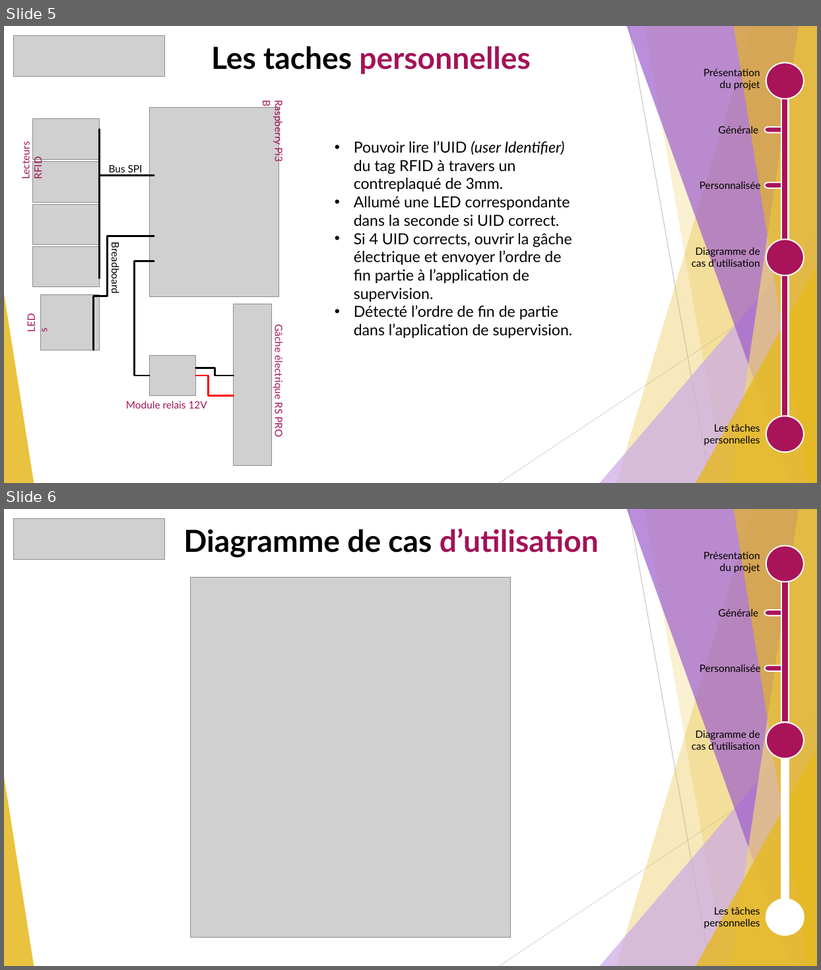
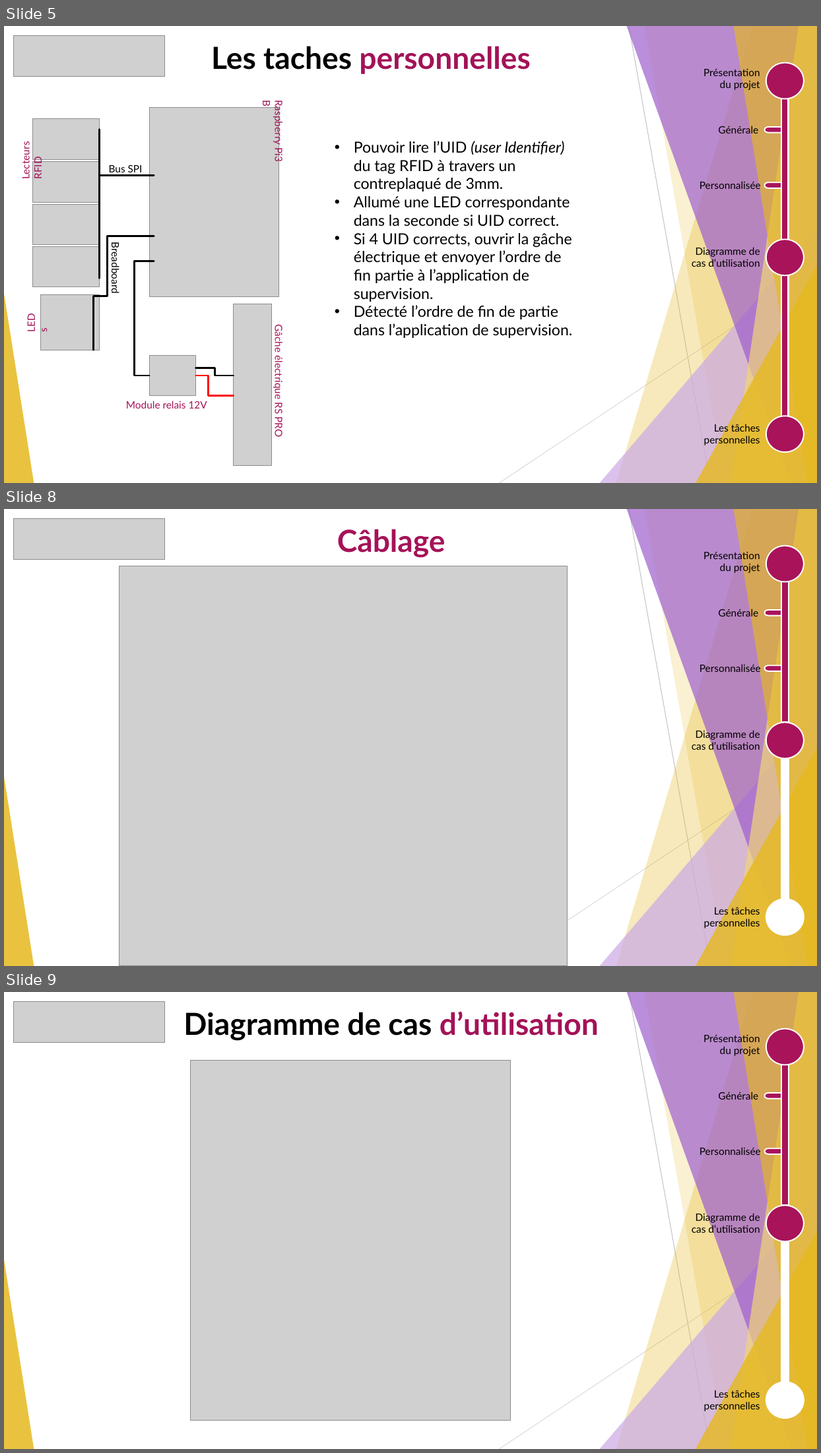
Before and after one commit to GuiguiMvn/Systeme-Escape-Game-Telethon, a slide deck: Guillaume/Documents/Revue 2 de projet étudiant 1 Escape Game Téléthon.pptx. Shown one above the other, each under a label of ours: slides 5 and 6 before the commit, slides 5, 8 and 9 after it; the slides between them are not shown. The pictures are 821x970 and 821x1453 pixels, drawn with LibreOffice and Linux fonts; fonts in the diff are those of the drawing; grey boxes stand for pictures. Boxes give left, top, right and bottom in pixels: in the first picture for what was removed or moved away, otherwise in the second. Text is boxed around its words. In the diff, an @@ line names an element or a change of style, - is before the commit and + after.

```diff
--- a/Guillaume/Documents/Revue 2 de projet étudiant 1 Escape Game Téléthon.pptx
+++ b/Guillaume/Documents/Revue 2 de projet étudiant 1 Escape Game Téléthon.pptx
@@ slide 8 added at bbox=[4, 509, 817, 966], background #FFFFFF; not listed: 10 template elements that a slide beside it also shows @@
@@ picture added at bbox=[14, 519, 165, 560] @@
@@ text added at bbox=[337, 529, 446, 558], 36 pt, text #A51258, bold @@
+Câblage
@@ ellipse added at bbox=[766, 545, 805, 582], fill #A8135A, outline #FFFFFF 1.5 pt @@
@@ picture added at bbox=[120, 566, 568, 966] @@
@@ text added at bbox=[704, 550, 760, 574], 12 pt, text #000000 @@
+Présentation du projet
@@ rectangle added at bbox=[781, 559, 789, 933], fill #FFFFFF, outline #FFFFFF 1.5 pt @@
@@ rectangle added at bbox=[781, 572, 789, 722], fill #A8135A, outline #FFFFFF 1.5 pt @@
@@ text added at bbox=[718, 607, 758, 619], 12 pt, text #000000 @@
+Générale
@@ pill shape added at bbox=[765, 610, 789, 616], fill #A8135A, outline #FFFFFF 1.5 pt @@
@@ text added at bbox=[700, 663, 761, 674], 12 pt, text #000000 @@
+Personnalisée
@@ pill shape added at bbox=[765, 666, 789, 671], fill #A8135A, outline #FFFFFF 1.5 pt @@
@@ ellipse added at bbox=[766, 722, 805, 758], fill #A8135A, outline #FFFFFF 1.5 pt @@
@@ text added at bbox=[692, 729, 760, 753], 12 pt, text #000000 @@
+Diagramme de cas d’utilisation
@@ ellipse added at bbox=[766, 900, 805, 935], fill #FFFFFF, outline #FFFFFF 1.5 pt @@
@@ text added at bbox=[704, 907, 760, 929], 12 pt, text #000000 @@
+Les tâches personnelles
@@ what was slide 6 is now slide 9 @@
```
Also in this commit, not shown: 1 slide changed, 1 other slide added, 7 other files.
